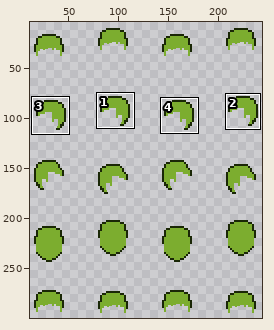
One commit to this sprite sheet: assets/spHair2.png. Above: a wide view before the commit, with the close-up outlined.
Close-up. As it was:
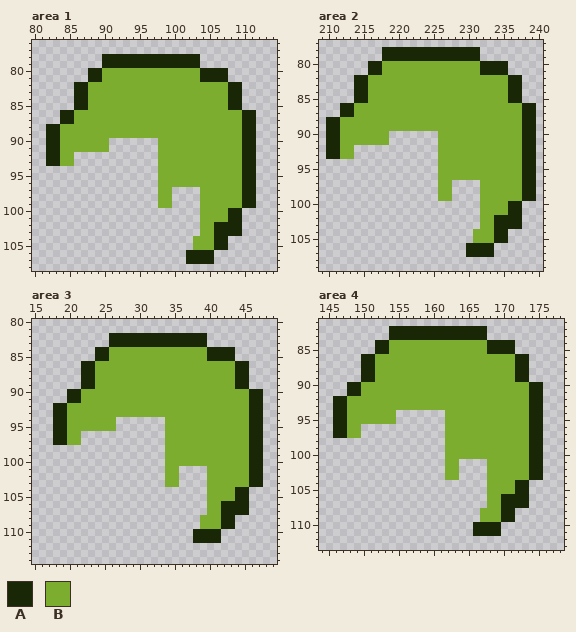
The file is 256x320 pixels. Shown: area 1: x 80..114, y 76..108; area 2: x 209..240, y 77..109; area 3: x 15..49, y 80..114; area 4: x 144..178, y 81..113. The wide view leaves out empty margins. The commit also changed other parts of the picture, which this record leaves out.
Palette (. is transparent): A #1a2706  B #7cad2f
Pixels before, area 1, first column x 82:
 78 ........AAAAAAAAAAAAAA........
 79 ........AAAAAAAAAAAAAA........
 80 ......AABBBBBBBBBBBBBBAAAA....
 81 ......AABBBBBBBBBBBBBBAAAA....
 82 ....AABBBBBBBBBBBBBBBBBBBBAA..
 83 ....AABBBBBBBBBBBBBBBBBBBBAA..
 84 ....AABBBBBBBBBBBBBBBBBBBBAA..
 85 ....AABBBBBBBBBBBBBBBBBBBBAA..
 86 ..AABBBBBBBBBBBBBBBBBBBBBBBBAA
 87 ..AABBBBBBBBBBBBBBBBBBBBBBBBAA
 88 AABBBBBBBBBBBBBBBBBBBBBBBBBBAA
 89 AABBBBBBBBBBBBBBBBBBBBBBBBBBAA
 90 AABBBBBBB.......BBBBBBBBBBBBAA
 91 AABBBBBBB.......BBBBBBBBBBBBAA
 92 AABB............BBBBBBBBBBBBAA
 93 AABB............BBBBBBBBBBBBAA
 94 ................BBBBBBBBBBBBAA
 95 ................BBBBBBBBBBBBAA
 96 ................BBBBBBBBBBBBAA
 97 ................BB....BBBBBBAA
 98 ................BB....BBBBBBAA
 99 ................BB....BBBBBBAA
100 ......................BBBBAA..
101 ......................BBBBAA..
102 ......................BBAAAA..
103 ......................BBAAAA..
104 .....................BBBAA....
105 .....................BBBAA....
106 ....................AAAA......
107 ....................AAAA......
Pixels before, area 2, first column x 210:
 78 ........AAAAAAAAAAAAAA........
 79 ........AAAAAAAAAAAAAA........
 80 ......AABBBBBBBBBBBBBBAAAA....
 81 ......AABBBBBBBBBBBBBBAAAA....
 82 ....AABBBBBBBBBBBBBBBBBBBBAA..
 83 ....AABBBBBBBBBBBBBBBBBBBBAA..
 84 ....AABBBBBBBBBBBBBBBBBBBBAA..
 85 ....AABBBBBBBBBBBBBBBBBBBBAA..
 86 ..AABBBBBBBBBBBBBBBBBBBBBBBBAA
 87 ..AABBBBBBBBBBBBBBBBBBBBBBBBAA
 88 AABBBBBBBBBBBBBBBBBBBBBBBBBBAA
 89 AABBBBBBBBBBBBBBBBBBBBBBBBBBAA
 90 AABBBBBBB.......BBBBBBBBBBBBAA
 91 AABBBBBBB.......BBBBBBBBBBBBAA
 92 AABB............BBBBBBBBBBBBAA
 93 AABB............BBBBBBBBBBBBAA
 94 ................BBBBBBBBBBBBAA
 95 ................BBBBBBBBBBBBAA
 96 ................BBBBBBBBBBBBAA
 97 ................BB....BBBBBBAA
 98 ................BB....BBBBBBAA
 99 ................BB....BBBBBBAA
100 ......................BBBBAA..
101 ......................BBBBAA..
102 ......................BBAAAA..
103 ......................BBAAAA..
104 .....................BBBAA....
105 .....................BBBAA....
106 ....................AAAA......
107 ....................AAAA......
Pixels before, area 3, first column x 18:
 82 ........AAAAAAAAAAAAAA........
 83 ........AAAAAAAAAAAAAA........
 84 ......AABBBBBBBBBBBBBBAAAA....
 85 ......AABBBBBBBBBBBBBBAAAA....
 86 ....AABBBBBBBBBBBBBBBBBBBBAA..
 87 ....AABBBBBBBBBBBBBBBBBBBBAA..
 88 ....AABBBBBBBBBBBBBBBBBBBBAA..
 89 ....AABBBBBBBBBBBBBBBBBBBBAA..
 90 ..AABBBBBBBBBBBBBBBBBBBBBBBBAA
 91 ..AABBBBBBBBBBBBBBBBBBBBBBBBAA
 92 AABBBBBBBBBBBBBBBBBBBBBBBBBBAA
 93 AABBBBBBBBBBBBBBBBBBBBBBBBBBAA
 94 AABBBBBBB.......BBBBBBBBBBBBAA
 95 AABBBBBBB.......BBBBBBBBBBBBAA
 96 AABB............BBBBBBBBBBBBAA
 97 AABB............BBBBBBBBBBBBAA
 98 ................BBBBBBBBBBBBAA
 99 ................BBBBBBBBBBBBAA
100 ................BBBBBBBBBBBBAA
101 ................BB....BBBBBBAA
102 ................BB....BBBBBBAA
103 ................BB....BBBBBBAA
104 ......................BBBBAA..
105 ......................BBBBAA..
106 ......................BBAAAA..
107 ......................BBAAAA..
108 .....................BBBAA....
109 .....................BBBAA....
110 ....................AAAA......
111 ....................AAAA......
Pixels before, area 4, first column x 146:
 82 ........AAAAAAAAAAAAAA........
 83 ........AAAAAAAAAAAAAA........
 84 ......AABBBBBBBBBBBBBBAAAA....
 85 ......AABBBBBBBBBBBBBBAAAA....
 86 ....AABBBBBBBBBBBBBBBBBBBBAA..
 87 ....AABBBBBBBBBBBBBBBBBBBBAA..
 88 ....AABBBBBBBBBBBBBBBBBBBBAA..
 89 ....AABBBBBBBBBBBBBBBBBBBBAA..
 90 ..AABBBBBBBBBBBBBBBBBBBBBBBBAA
 91 ..AABBBBBBBBBBBBBBBBBBBBBBBBAA
 92 AABBBBBBBBBBBBBBBBBBBBBBBBBBAA
 93 AABBBBBBBBBBBBBBBBBBBBBBBBBBAA
 94 AABBBBBBB.......BBBBBBBBBBBBAA
 95 AABBBBBBB.......BBBBBBBBBBBBAA
 96 AABB............BBBBBBBBBBBBAA
 97 AABB............BBBBBBBBBBBBAA
 98 ................BBBBBBBBBBBBAA
 99 ................BBBBBBBBBBBBAA
100 ................BBBBBBBBBBBBAA
101 ................BB....BBBBBBAA
102 ................BB....BBBBBBAA
103 ................BB....BBBBBBAA
104 ......................BBBBAA..
105 ......................BBBBAA..
106 ......................BBAAAA..
107 ......................BBAAAA..
108 .....................BBBAA....
109 .....................BBBAA....
110 ....................AAAA......
111 ....................AAAA......
Once edited:
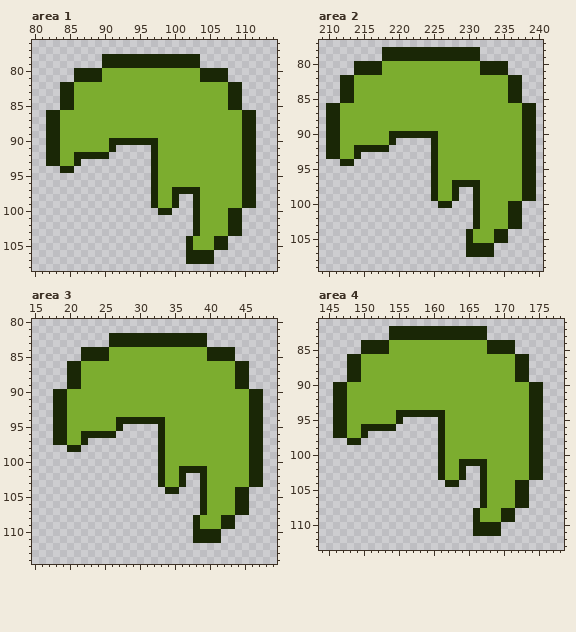
From old to new:
Changed rows in their new state; - is an unchanged pixel.
Area 1:
first column x 82:
 80 ----AA--------------------
 81 ----AA--------------------
 82 --AABB--------------------
 83 --AABB--------------------
 84 --AABB--------------------
 85 --AABB--------------------
 86 AABB----------------------
 87 AABB----------------------
 90 ---------AAAAAAA----------
 91 ---------A-----A----------
 92 ----AAAAA------A----------
 93 ----A----------A----------
 94 --AA-----------A----------
 95 ---------------A----------
 96 ---------------A----------
 97 ---------------A--AAAA----
 98 ---------------A--A--A----
 99 ---------------A--A--A----
100 ----------------AA---A----
101 ---------------------A----
102 ---------------------A--BB
103 ---------------------A--BB
104 --------------------A-----
105 --------------------A-----
Area 2:
first column x 210:
 80 ----AA--------------------
 81 ----AA--------------------
 82 --AABB--------------------
 83 --AABB--------------------
 84 --AABB--------------------
 85 --AABB--------------------
 86 AABB----------------------
 87 AABB----------------------
 90 ---------AAAAAAA----------
 91 ---------A-----A----------
 92 ----AAAAA------A----------
 93 ----A----------A----------
 94 --AA-----------A----------
 95 ---------------A----------
 96 ---------------A----------
 97 ---------------A--AAAA----
 98 ---------------A--A--A----
 99 ---------------A--A--A----
100 ----------------AA---A----
101 ---------------------A----
102 ---------------------A--BB
103 ---------------------A--BB
104 --------------------A-----
105 --------------------A-----
Area 3:
first column x 18:
 84 ----AA--------------------
 85 ----AA--------------------
 86 --AABB--------------------
 87 --AABB--------------------
 88 --AABB--------------------
 89 --AABB--------------------
 90 AABB----------------------
 91 AABB----------------------
 94 ---------AAAAAAA----------
 95 ---------A-----A----------
 96 ----AAAAA------A----------
 97 ----A----------A----------
 98 --AA-----------A----------
 99 ---------------A----------
100 ---------------A----------
101 ---------------A--AAAA----
102 ---------------A--A--A----
103 ---------------A--A--A----
104 ----------------AA---A----
105 ---------------------A----
106 ---------------------A--BB
107 ---------------------A--BB
108 --------------------A-----
109 --------------------A-----
Area 4:
first column x 146:
 84 ----AA--------------------
 85 ----AA--------------------
 86 --AABB--------------------
 87 --AABB--------------------
 88 --AABB--------------------
 89 --AABB--------------------
 90 AABB----------------------
 91 AABB----------------------
 94 ---------AAAAAAA----------
 95 ---------A-----A----------
 96 ----AAAAA------A----------
 97 ----A----------A----------
 98 --AA-----------A----------
 99 ---------------A----------
100 ---------------A----------
101 ---------------A--AAAA----
102 ---------------A--A--A----
103 ---------------A--A--A----
104 ----------------AA---A----
105 ---------------------A----
106 ---------------------A--BB
107 ---------------------A--BB
108 --------------------A-----
109 --------------------A-----
Changed places in both close-ups, as pixel boxes (x1, y1, x2, y2):
changed: (46, 68, 228, 250)
changed: (326, 61, 368, 117)
changed: (340, 131, 508, 243)
changed: (53, 347, 95, 403)
changed: (67, 417, 235, 529)
changed: (333, 340, 375, 396)
changed: (347, 410, 515, 522)
